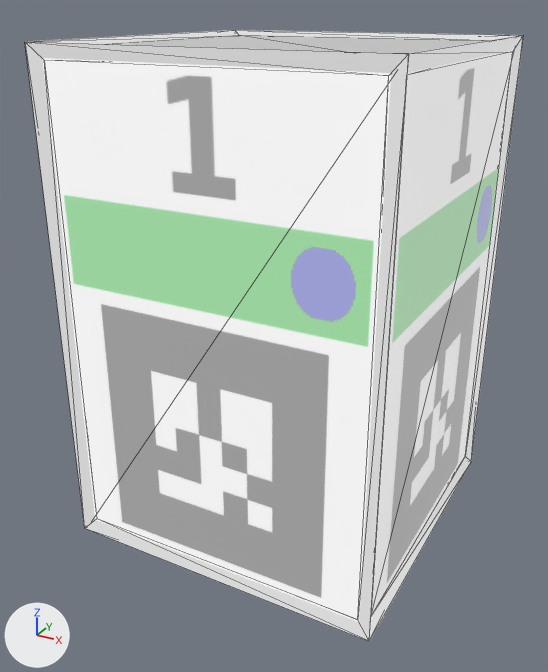
Two versions of the COLLADA model models/landmarks/L1/meshes/marker1.dae, one commit apart.
The view is the same before and after, from a 50 mm lens placed at (2.1, -4.07, 3.21), pointed at (-0.06, -0.15, 1.25). Every picture has the same lights, and +X, +Y and +Z are marked at lower left. Mesh edges are drawn as thin lines.

The scene before the commit, as lines of its bpy script (objects in view):
```python
mat_white = principled_material('white')
mat_white.base_color = (0.64, 0.64, 0.64)  # light grey #d1d1d1
mat_white.roughness = 0.44
me_cube_001 = bpy.data.meshes.new('Cube.001')
me_cube_001.from_pydata(...)  # 8 vertices, 12 faces; spans x -1.0..1.0, y -1.0..1.0, z -1.0..2.0
# faces by material slot: [8, 4]
me_cube_001.materials.append(mat_texture)  # picture img_texture_marker1_png
me_cube_001.materials.append(mat_white)  # light grey #d1d1d1
me_cube_002 = bpy.data.meshes.new('Cube.002')
me_cube_002.from_pydata(...)  # 40 vertices, 96 faces; spans x -1.03..1.03, y -1.03..1.03, z -1.03..2.03
me_cube_002.materials.append(mat_gray)  # grey #7d7d7d
ob_cube = bpy.data.objects.new('Cube', me_cube_001)
ob_cube.location = (0.0, 0.0, 1.0)
ob_cube_001 = bpy.data.objects.new('Cube_001', me_cube_002)
ob_cube_001.location = (0.0, 0.0, 1.0)
```
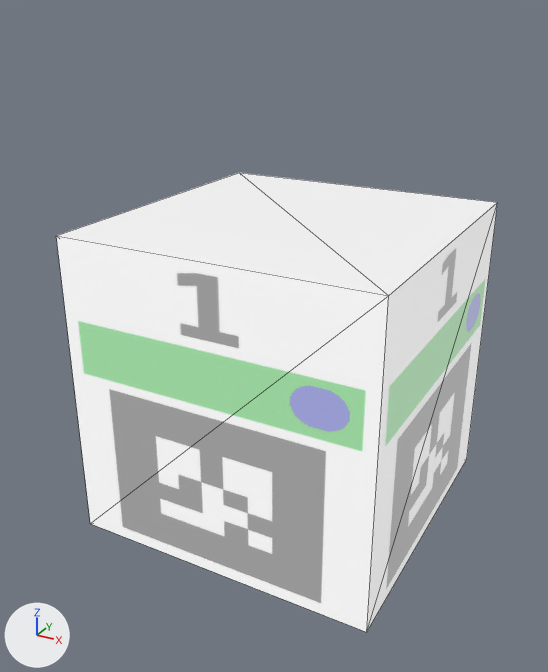
The newer file is also rescaled (x0.5) as a whole; pictures and numbers use the older file's frame.

Scene script edits in JSON lines:
```json
{"op": "add", "block": "mat_white", "code": "mat_white.emission_color = (0.3, 0.3, 0.3)  # grey #959595"}
{"op": "add", "block": "mat_white", "code": "mat_white.emission_strength = 1.0"}
{"block": "me_cube_001", "where": "me_cube_001.from_pydata(...)  # 8 vertices, 12 faces; spans x -1.0..1.0, y -1.0..1.0, z -1.0..2.0"}
{"block": "me_cube_001", "where": "# used by ob_cube; location = (0.0, 0.0, 1.0)"}
{"block": "me_cube_001", "change": "me_cube_001 part 1: the whole mesh is scaled about its middle by (1, 1, 0.667), then moved by (0.0, 0.0, -0.5)"}
{"op": "remove", "block": "ob_cube_001", "code": ["ob_cube_001 = bpy.data.objects.new('Cube_001', me_cube_002)", "ob_cube_001.location = (0.0, 0.0, 1.0)"]}
```

Where the change shows, as pixel boxes (x1, y1, x2, y2) in the pictures (548 x 672 px):
```json
{"object": "Cube", "change": "recoloured, surface changed, mesh rescaled", "before": [42, 35, 514, 622], "after": [56, 173, 498, 632], "on screen": "6% narrower, 22% shorter"}
{"object": "Cube_001", "change": "deleted", "before": [25, 30, 523, 641]}
```
